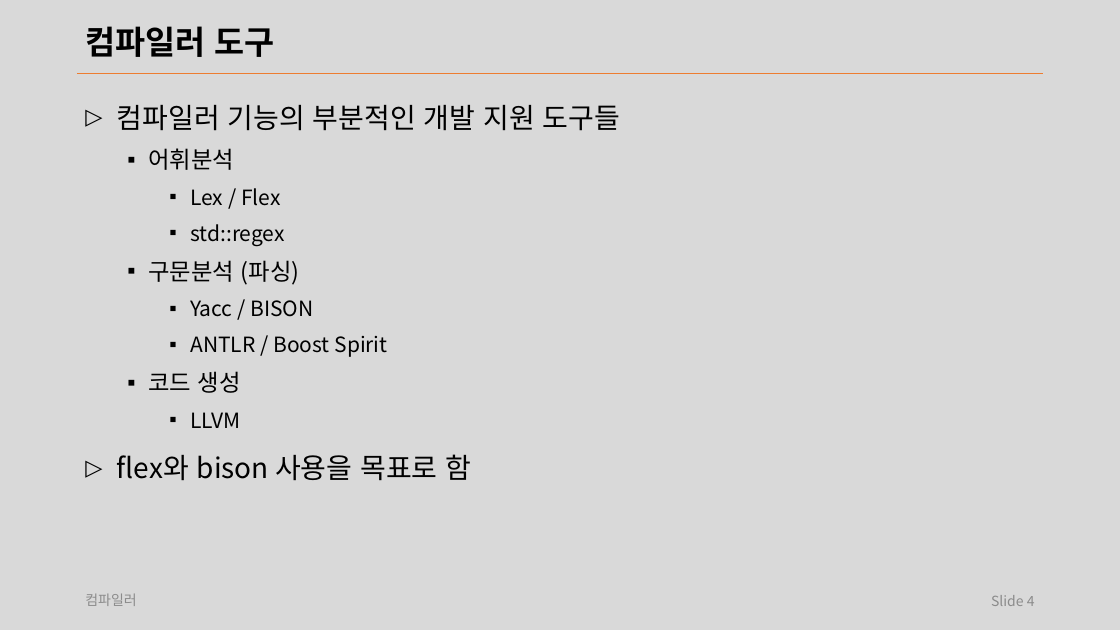
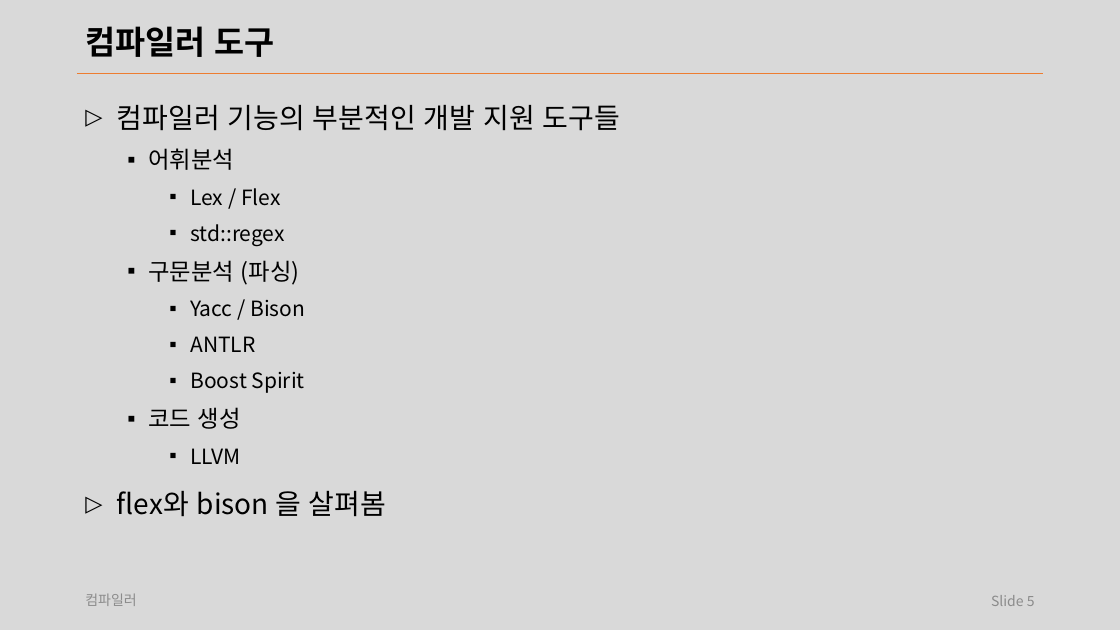
Before and after one commit to laxtools/article, a slide deck: slide 5 of programming/compiler/lecture/note.pptx (slide 4 before the commit). Drawn at 1120x630 pixels with LibreOffice and Linux fonts; fonts in the diff are those of the drawing. Boxes give left, top, right and bottom in pixels: in the first picture for what was removed or moved away, otherwise in the second. Text is boxed around its words. In the diff, an @@ line names an element or a change of style, - is before the commit and + after.

```diff
--- a/programming/compiler/lecture/note.pptx
+++ b/programming/compiler/lecture/note.pptx
@@ text at [190, 300, 305, 393]: text changed @@
-    ▪ Yacc / BISON
-    ▪ ANTLR / Boost Spirit
+    ▪ Yacc / Bison
+    ▪ ANTLR
+    ▪ Boost Spirit
@@ text at [117, 491, 386, 516]: text changed @@
-▷ flex와 bison 사용을 목표로 함
+▷ flex와 bison 을 살펴봄
@@ page number at [991, 595, 1035, 606]: text changed @@
-Slide 4
+Slide 5
```
Also in this commit, not shown: 26 other slides changed, 2 slides removed, 24 other files.
